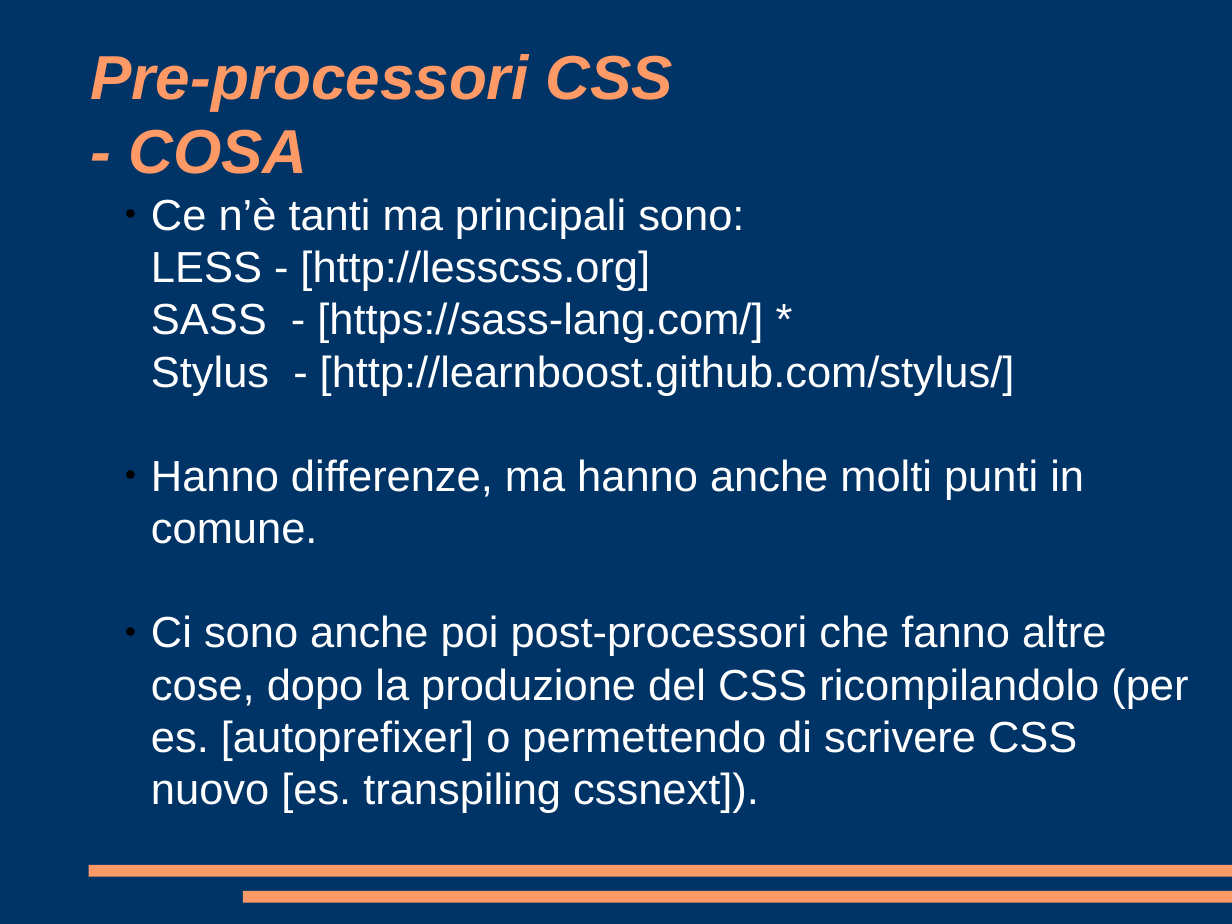
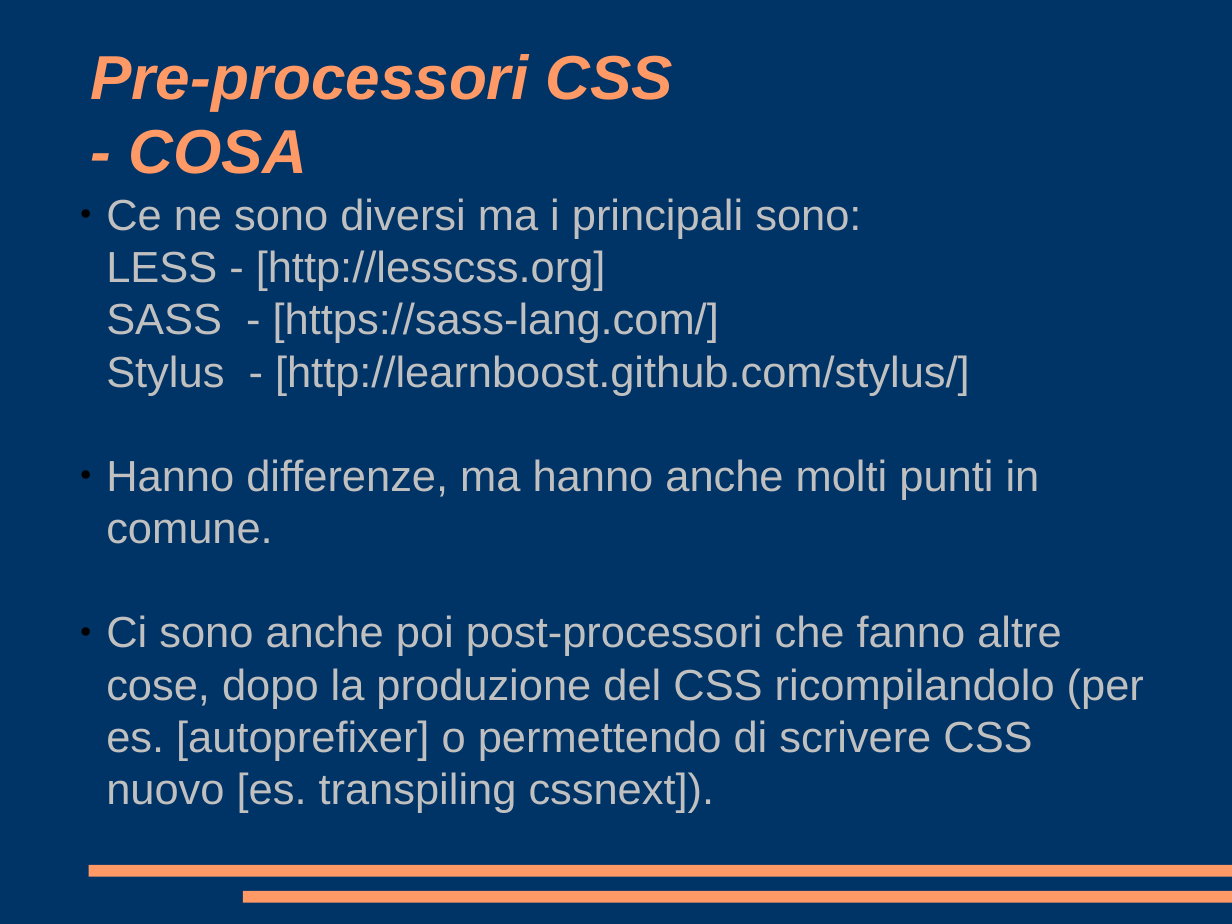
Before and after one commit to pimoGit/boolean-careers-test, a slide deck: slide 5 of video-lezione/presentazione.odp. Drawn at 1232x924 pixels with LibreOffice and Linux fonts; fonts in the diff are those of the drawing. Boxes give left, top, right and bottom in pixels: in the first picture for what was removed or moved away, otherwise in the second. Text is boxed around its words. In the diff, an @@ line names an element or a change of style, - is before the commit and + after.

```diff
--- a/video-lezione/presentazione.odp
+++ b/video-lezione/presentazione.odp
@@ subtitle "Ce ne sono diversi ma ...": place and size @@
-subtitle "Ce ne sono diversi ma ..." at [151, 198, 1188, 813]
+subtitle "Ce ne sono diversi ma ..." at [106, 198, 1144, 813]
@@ subtitle at [106, 198, 970, 396]: text changed; text colour #FFFFFF to #C0C0C0 @@
-● Ce n’è tanti ma principali sono:
-  LESS - [http://lesscss.org]
-  SASS - [https://sass-lang.com/] *
-  Stylus - [http://learnboost.github.com/stylus/]
+● Ce ne sono diversi ma i principali sono:
+  LESS - [http://lesscss.org]
+  SASS - [https://sass-lang.com/]
+  Stylus - [http://learnboost.github.com/stylus/]
@@ subtitle at [106, 459, 1144, 813]: text colour #FFFFFF to #C0C0C0 in "Hanno differenze, ma hanno anche molti punti ...", "Ci sono anche poi post-processori che fanno ..." @@
```
Also in this commit, not shown: 4 other slides changed, 5 slides added, 1 other file.
